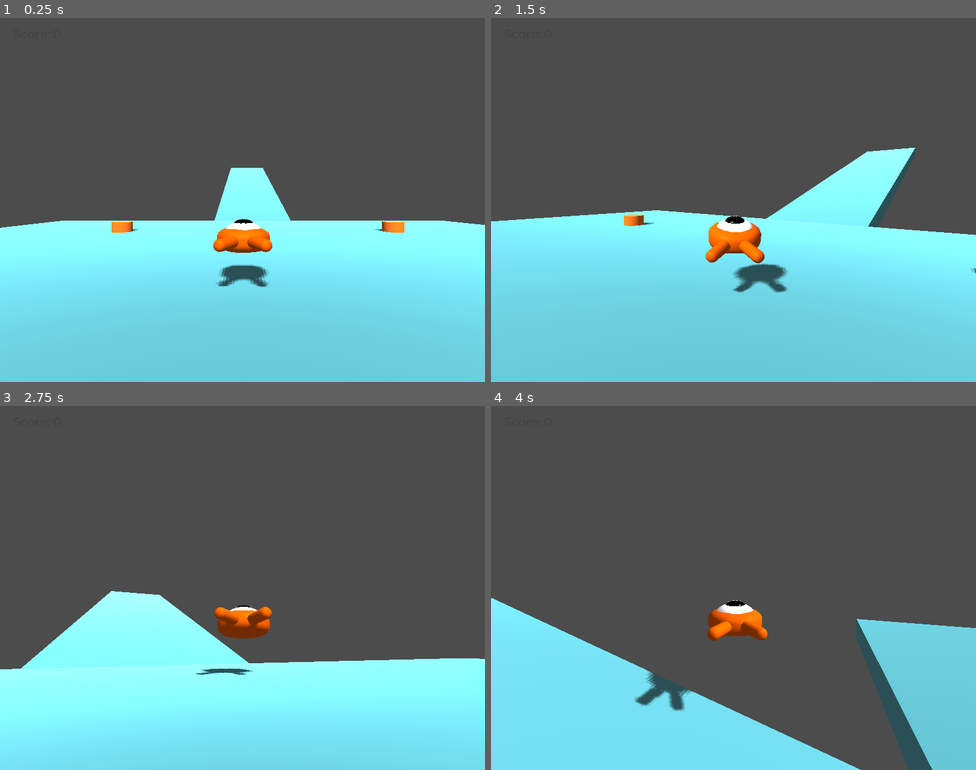
Above: before the commit, frames 1-4 (two rows, left to right).
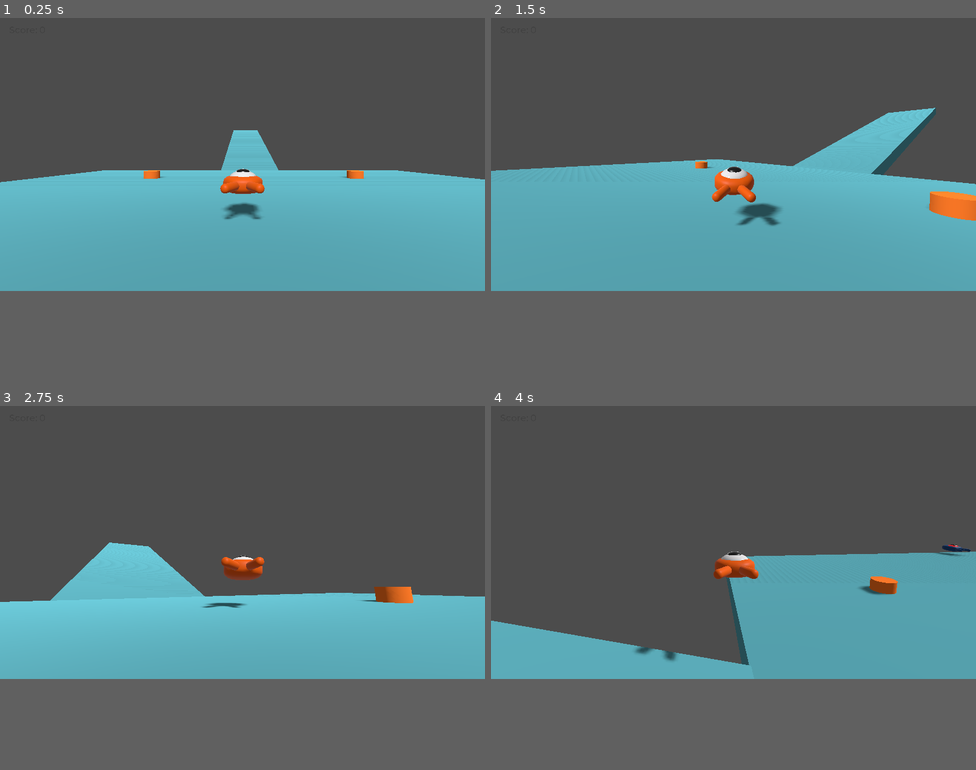
Above: after the commit, the same moments.

Repository: telmotrooper/squash-the-creeps
Game: Godot game, scene res://Main.tscn
Two runs of this game, one before a commit and one after it. Both use one fixed random seed, a clock stepped at 60 frames per second and the inputs below.
Inputs (mouse positions are in pixels of both pictures, inside the frame that each line leads up to):
- Up to frame 1 (0.25 s): no input
- Up to frame 2 (1.5 s): tap Enter (ui_accept) at 0.5 s; move the mouse to (757, 200) at 0.52 s; hold Up (move_forward) from 0.53 s (still down); tap Space (jump) at 0.77 s; move the mouse to (709, 200) at 1.27 s
- Up to frame 3 (2.75 s): keep holding Up (move_forward); tap Space (jump) at 1.52 s; move the mouse to (252, 580) at 2.02 s
- Up to frame 4 (4 s): keep holding Up (move_forward); move the mouse to (728, 595) at 2.77 s; tap Space (jump) at 3.02, 3.77 s; move the mouse to (767, 591) at 3.52 s
In our replay, the window is 800x600 before the commit and 800x450 after it. These sizes can differ from the game's own. Grey fills any space a smaller window leaves; there, only what the larger window draws over its background counts as a difference.

The runs differ from the first frame. In frame 1, 34% of the frame differs, in the area x 0-100%, y 30-77%; in frame 2, 37%; in frame 3, 35%; in frame 4, 42%, in the area x 0-100%, y 38-100%.

Commit message:
Using 1280x720 resolution; Enabling multi-threaded rendering; Using GLES3.

Diff:
--- a/3d-squash-the-creeps-custom/project.godot
+++ b/3d-squash-the-creeps-custom/project.godot
@@ -23,7 +23,7 @@
 
 [display]
 
-window/size/width=960
+window/size/width=1280
 window/size/height=720
 window/stretch/mode="viewport"
 window/stretch/aspect="keep"
@@ -83,5 +83,5 @@
 
 [rendering]
 
-quality/driver/driver_name="GLES2"
+threads/thread_model=2
 quality/filters/msaa=3
